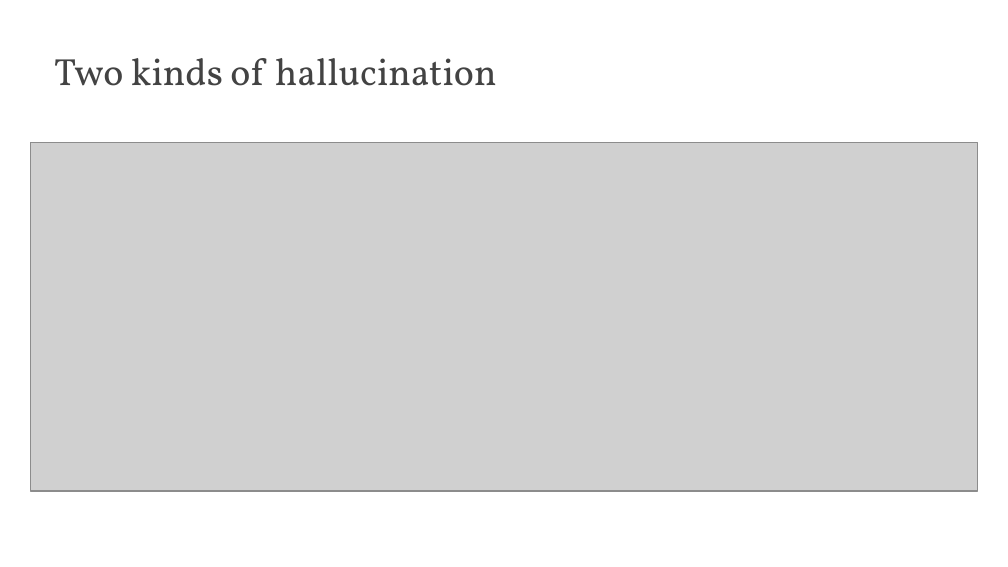
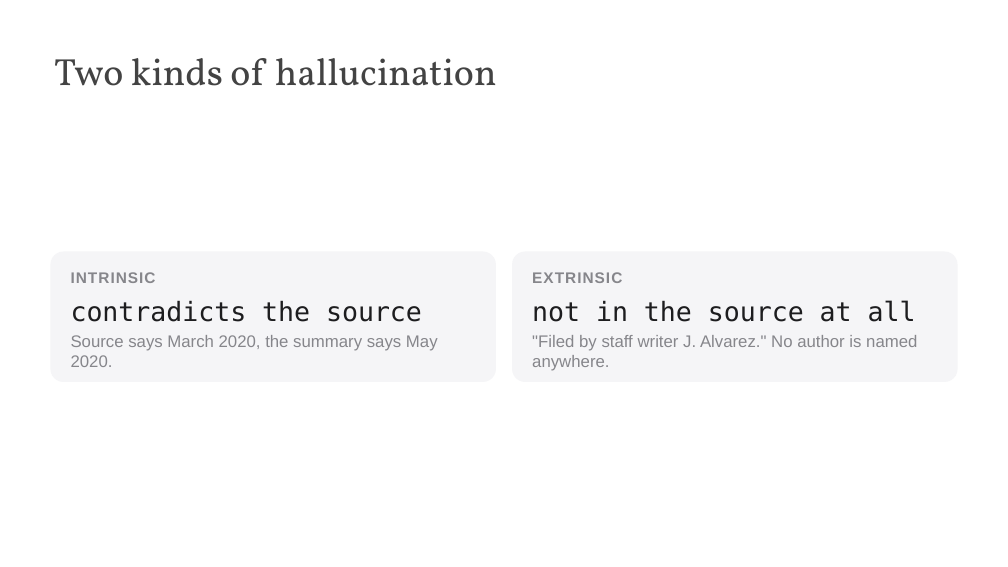
Before and after one commit to edavalosanaya/CSCI3495_NLP_LLMs_Student, a slide deck: slide 13 of weeks/week-11/class-02/lecture/slides.pptx. Drawn at 1008x567 pixels with LibreOffice and Linux fonts; fonts in the diff are those of the drawing; grey boxes stand for pictures; background and template pictures are left out. Boxes give left, top, right and bottom in pixels: in the first picture for what was removed or moved away, otherwise in the second. Text is boxed around its words. In the diff, an @@ line names an element or a change of style, - is before the commit and + after.

Commit message:
Publish course materials (f0579858)
Generated by scripts/publish_student.py from the source repository at f0579858: "slides: finish the native-layout sweep, restore W4C01, make the guard binding"

```diff
--- a/weeks/week-11/class-02/lecture/slides.pptx
+++ b/weeks/week-11/class-02/lecture/slides.pptx
@@ picture removed at box(30, 142, 978, 491) @@
@@ rounded rectangle added at box(50, 252, 496, 382), fill #F5F5F7 @@
@@ rounded rectangle added at box(512, 252, 958, 382), fill #F5F5F7 @@
@@ text added at box(71, 272, 438, 367), 12 pt, text #86868B @@
+INTRINSIC
+contradicts the source
+Source says March 2020, the summary says May 2020.
@@ text added at box(532, 272, 917, 371), 12 pt, text #86868B @@
+EXTRINSIC
+not in the source at all
+"Filed by staff writer J. Alvarez." No author is named anywhere.
```
Also in this commit, not shown: 15 other slides changed, 19 other files.
